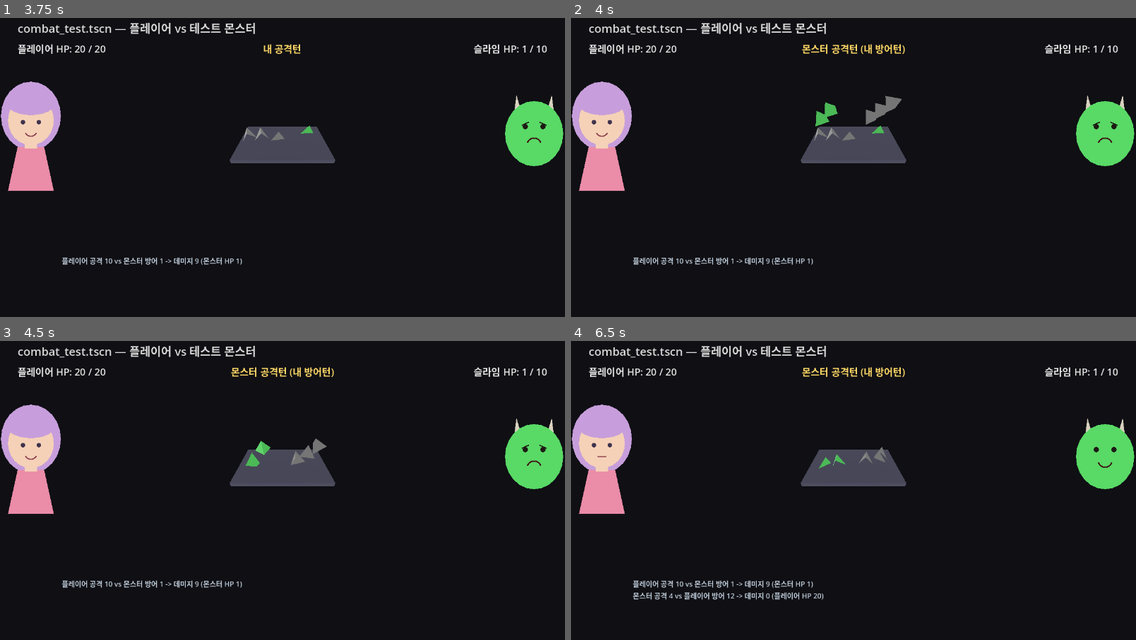
Above: before the commit, frames 1-4 (two rows, left to right).
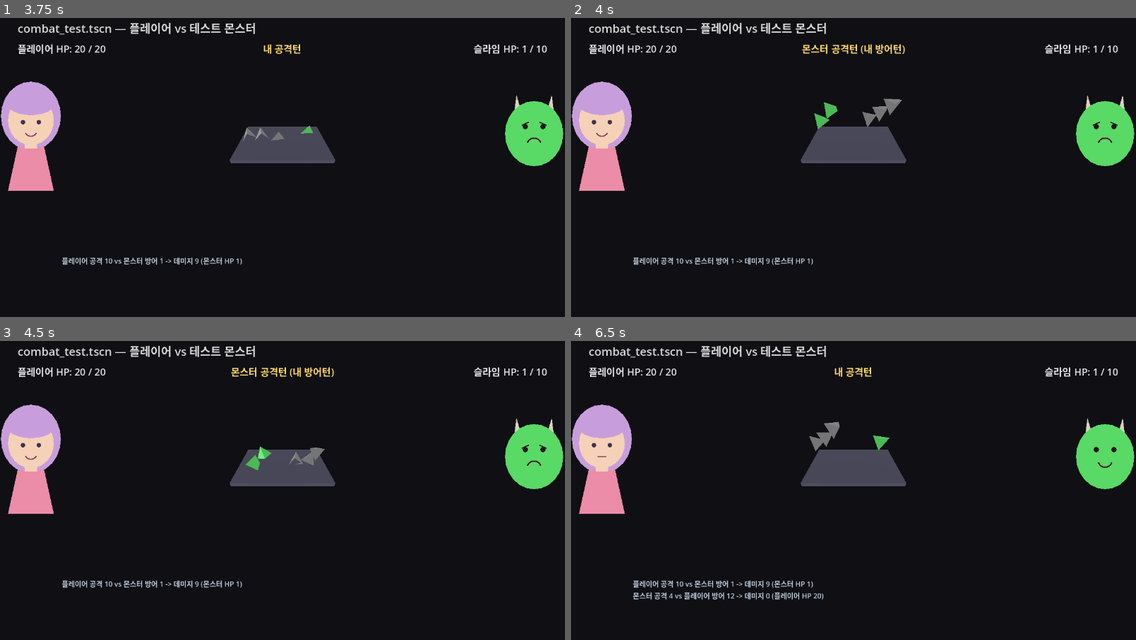
Above: after the commit, the same moments.

Repository: YGseok/ProjectD
Game: Godot game, scene res://scenes/character_select.tscn
Same seed, same stepped clock (60 frames per second), same inputs: the game is played once before the commit and once after it.
Inputs:
- Up to frame 1 (3.75 s): click "던전 시작" at 0.5 s; click "전투 방 입장 (1번째 방)" at 1.25 s; tap Enter at 2.75 s; tap Space at 3.5 s
- Up to frame 2 (4 s): no input
- Up to frame 3 (4.5 s): no input
- Up to frame 4 (6.5 s): tap Enter at 5 s

Frame 1 is identical in both runs. In frame 2, 0.3% of the frame differs, in the area x 43-59%, y 25-42%; in frame 3, 0.3%; in frame 4, 0.8%, in the area x 40-60%, y 8-43%.

Commit message:
fix: 다이스 개수가 많을 때 정지 감지 임계값 재검증 및 완화
다이스가 3~14개로 늘어나는 상황을 재현해 정지 감지(_wait_for_dice_to_settle)를
검증함. 8~9개까지는 임계값 완화(SETTLE_LIN_THRESHOLD 0.05->0.08,
SETTLE_ANG_THRESHOLD 0.3->0.5, SETTLE_MIN_FRAMES 15->10)로 자연 정지 감지가
개선됐지만, 14개 이상은 접촉 잔진동으로 매번 4초 안전장치로 빠짐 - 크래시나
화면 깨짐은 없어 완전한 버그는 아니지만 알려진 이슈로 남김 (docs/STATUS.md 참고).

Co-Authored-By: Claude Sonnet 5 <noreply@anthropic.com>

Diff:
--- a/scenes/combat_test.gd
+++ b/scenes/combat_test.gd
@@ -19,9 +19,9 @@
 
 const DieD4Scene := preload("res://dice/die_d4.tscn")
 
-const SETTLE_LIN_THRESHOLD := 0.05
-const SETTLE_ANG_THRESHOLD := 0.3
-const SETTLE_MIN_FRAMES := 15
+const SETTLE_LIN_THRESHOLD := 0.08
+const SETTLE_ANG_THRESHOLD := 0.5
+const SETTLE_MIN_FRAMES := 10
 const SETTLE_MAX_WAIT := 4.0
 const EXCHANGE_PAUSE_TIME := 0.8
 const MAX_LOG_LINES := 6
Not shown, changed: docs/STATUS.md
